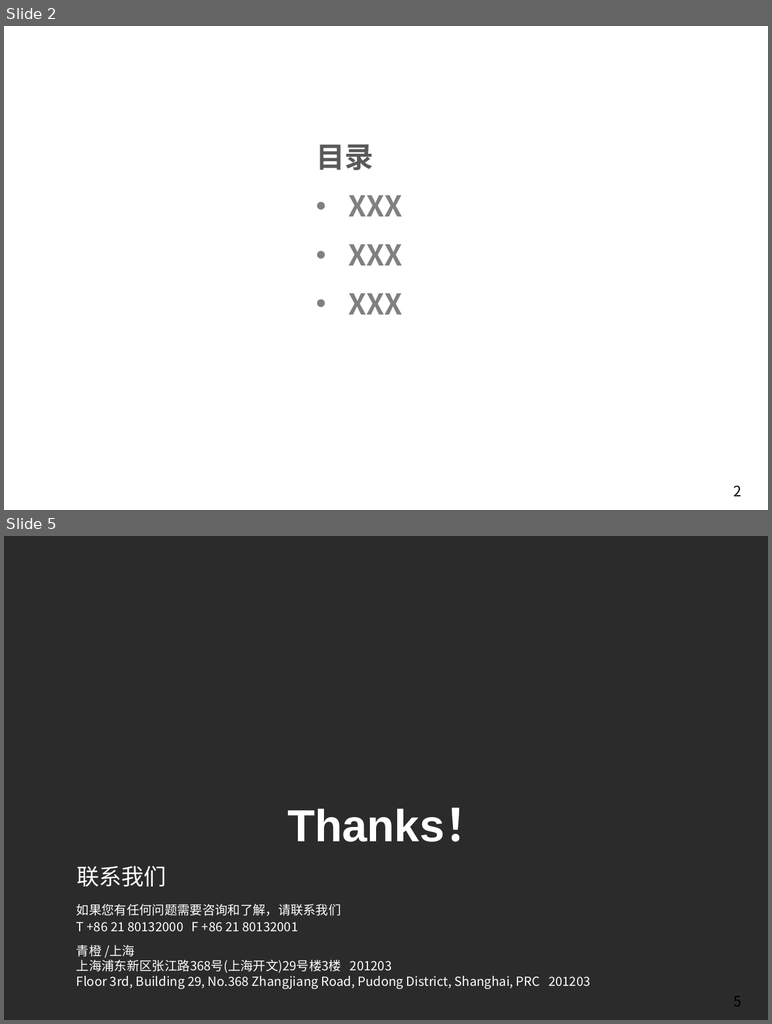
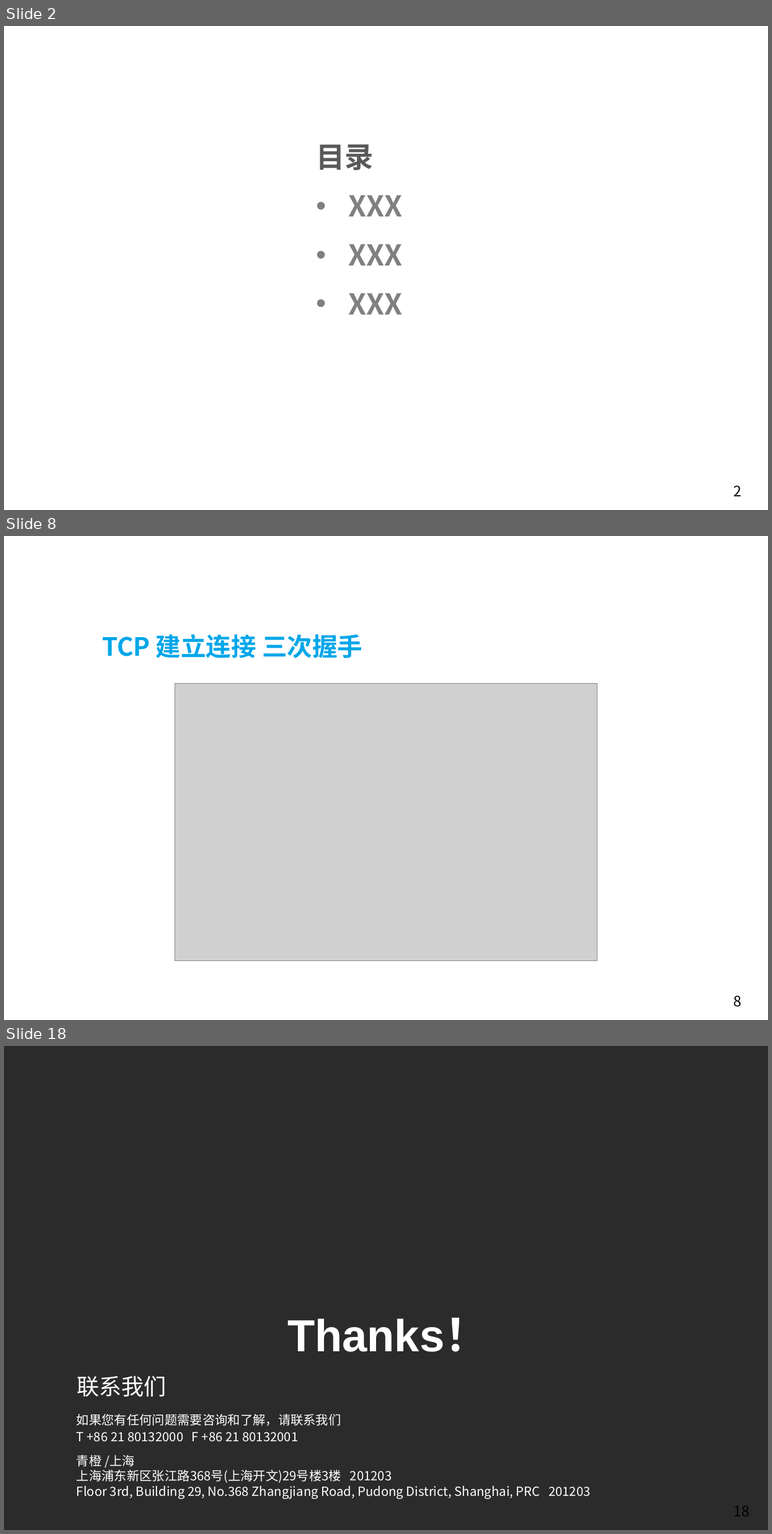
Before and after one commit to Easyhood/IM, a slide deck: 说明文档/IM即时通信总结.pptx. Shown one above the other, each under a label of ours: slides 2 and 5 before the commit, slides 2, 8 and 18 after it; the slides between them are not shown. The pictures are 772x1024 and 772x1534 pixels, drawn with LibreOffice and Linux fonts; fonts in the diff are those of the drawing; grey boxes stand for pictures; background and template pictures are left out; a plain dark background stands for a picture behind light text. Boxes give left, top, right and bottom in pixels: in the first picture for what was removed or moved away, otherwise in the second. Text is boxed around its words. In the diff, an @@ line names an element or a change of style, - is before the commit and + after.

```diff
--- a/说明文档/IM即时通信总结.pptx
+++ b/说明文档/IM即时通信总结.pptx
@@ slide 8 added at box(4, 536, 768, 1020), background picture (left out); not listed: 1 template element that a slide beside it also shows @@
@@ text added at box(102, 634, 362, 658), 28 pt, text #00A6E9, bold @@
+TCP 建立连接 三次握手
@@ picture added at box(174, 683, 597, 960) @@
@@ what was slide 5 is now slide 18 @@
@@ page number at box(733, 1505, 749, 1516): text changed @@
-5
+18
```
Also in this commit, not shown: 1 slide changed, 13 other slides added, 1 slide removed.
